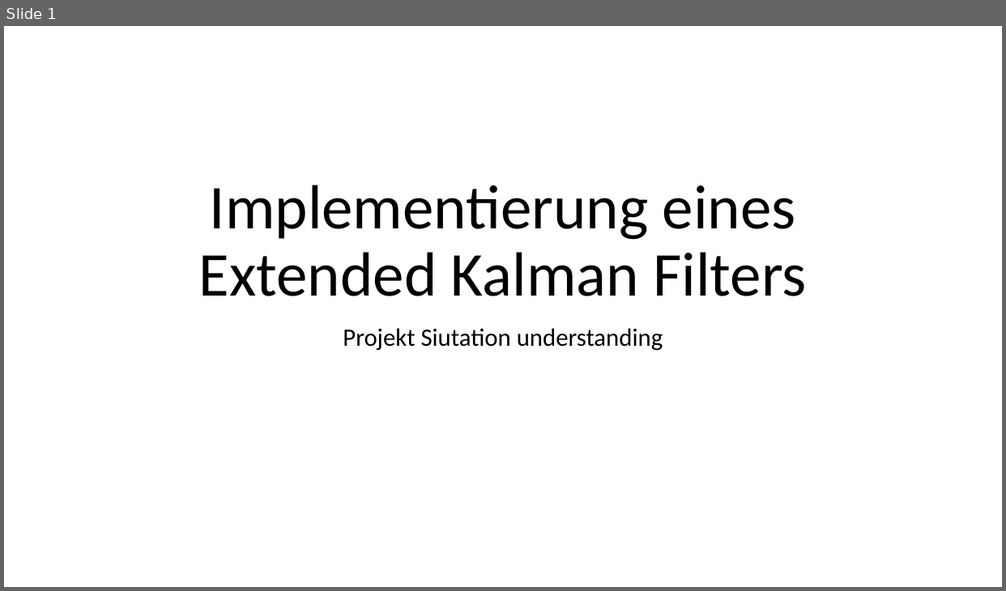
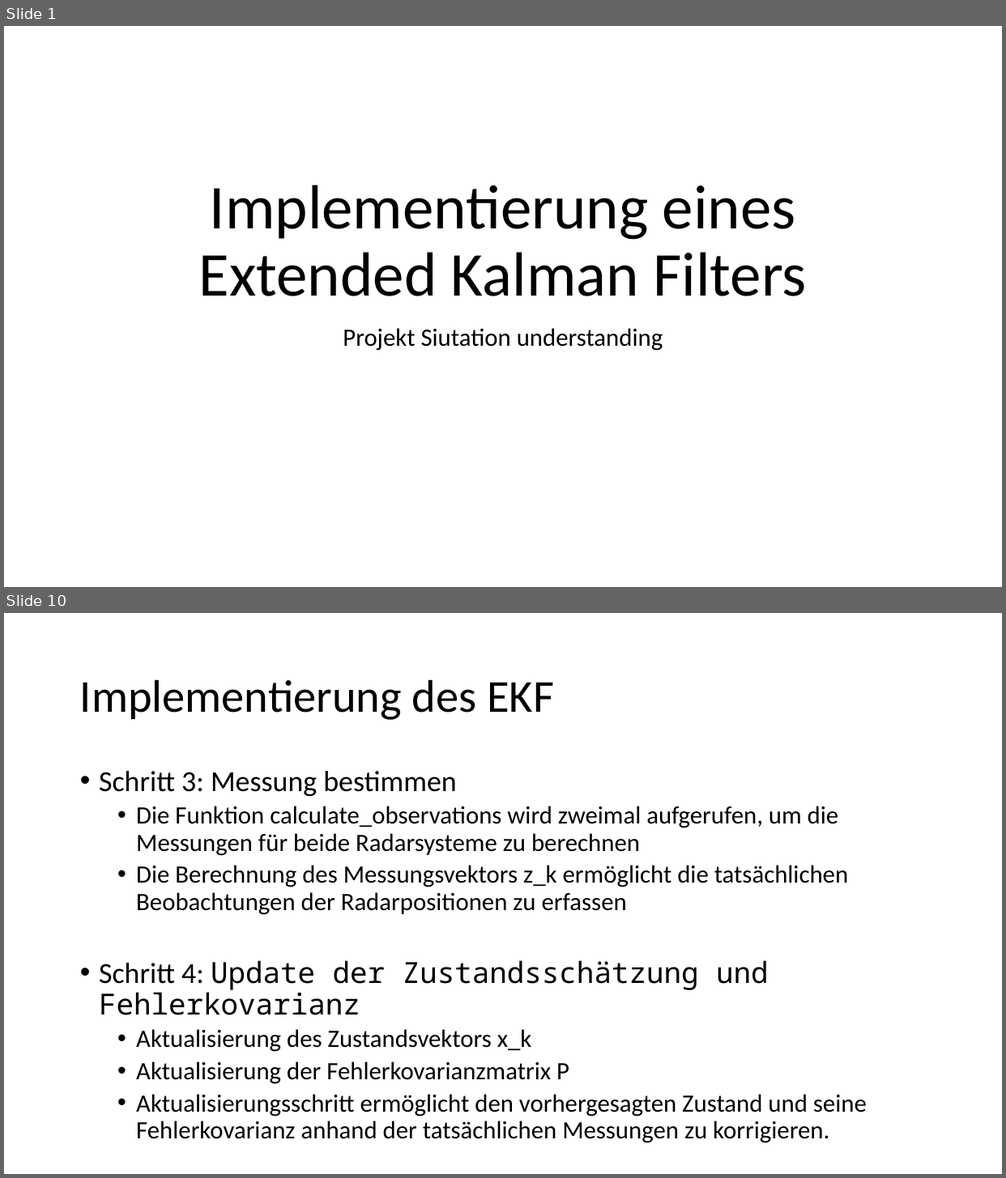
Before and after one commit to MrxPoopybutthole/situation, a slide deck: präsentation.pptx. Shown one above the other, each under a label of ours: slide 1 before the commit, slides 1 and 10 after it; the slides between them are not shown. The pictures are 1006x591 and 1006x1178 pixels, drawn with LibreOffice and Linux fonts; fonts in the diff are those of the drawing. Boxes give left, top, right and bottom in pixels: in the first picture for what was removed or moved away, otherwise in the second. Text is boxed around its words. In the diff, an @@ line names an element or a change of style, - is before the commit and + after.

```diff
--- a/präsentation.pptx
+++ b/präsentation.pptx
@@ slide 10 added at (x1=4, y1=613, x2=1002, y2=1174), background #FFFFFF @@
@@ title added at (x1=80, y1=679, x2=554, y2=720), 44 pt, text #000000 @@
+Implementierung des EKF
@@ text added at (x1=99, y1=771, x2=867, y2=1144), 24 pt, text #000000 @@
+• Schritt 3: Messung bestimmen
+  • Die Funktion calculate_observations wird zweimal aufgerufen, um die Messungen für beide Radarsysteme zu berechnen
+  • Die Berechnung des Messungsvektors z_k ermöglicht die tatsächlichen Beobachtungen der Radarpositionen zu erfassen
+• Schritt 4: Update der Zustandsschätzung und Fehlerkovarianz
+  • Aktualisierung des Zustandsvektors x_k
+  • Aktualisierung der Fehlerkovarianzmatrix P
+  • Aktualisierungsschritt ermöglicht den vorhergesagten Zustand und seine Fehlerkovarianz anhand der tatsächlichen Messungen zu korrigieren.
```
Also in this commit, not shown: 3 slides changed, 7 other slides added, 4 slides removed, 29 other files.
